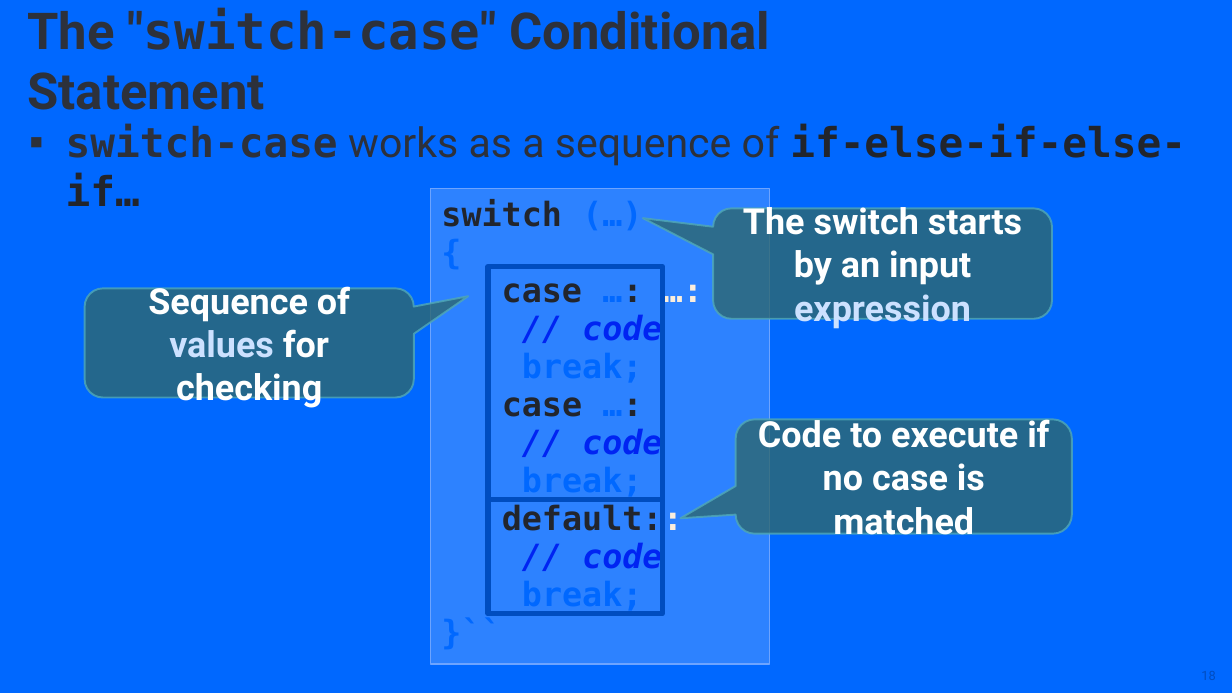
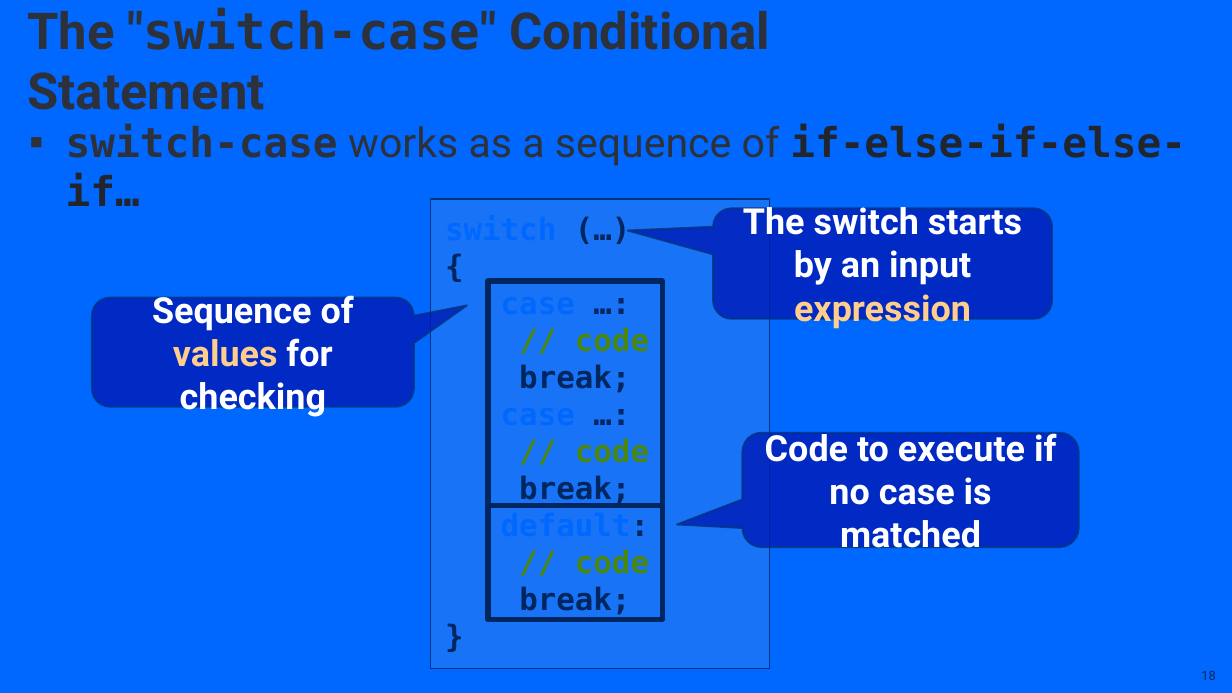
Before and after one commit to SoftUni/SoftUni-Course-Converter, a slide deck: slide 18 of Document-Templates/SoftUni-BUDITEL-PowerPoint-Template-EN-Apr-2024.pptx. Drawn at 1232x693 pixels with LibreOffice and Linux fonts; fonts in the diff are those of the drawing; background and template pictures are left out. Boxes give left, top, right and bottom in pixels: in the first picture for what was removed or moved away, otherwise in the second. Text is boxed around its words. In the diff, an @@ line names an element or a change of style, - is before the commit and + after.

```diff
--- a/Document-Templates/SoftUni-BUDITEL-PowerPoint-Template-EN-Apr-2024.pptx
+++ b/Document-Templates/SoftUni-BUDITEL-PowerPoint-Template-EN-Apr-2024.pptx
@@ text in rectangle at <box>431,199,770,669</box>: text changed; size 26 to 24 pt; text colour #0068FF to #00265F @@
-}``
+}
@@ rectangle "switch (…)": place and size @@
-rectangle "switch (…)" at <box>431,189,770,665</box>
+rectangle "switch (…)" at <box>431,199,770,669</box>
@@ rectangle "switch (…)" at <box>431,199,770,669</box>: fill #B6D2FF at 25% opacity to #ADB4C3 at 15% opacity; outline #6DA4FF 1 pt to #003480 1 pt @@
@@ rounded speech box "The switch starts by an ..." at <box>714,209,1053,320</box>: text colour #CCE1FF to #FFCD8C in "expression"; fill #2E6770 at 80% opacity to #001BB5 at 80% opacity; outline #50A9B8 1.5 pt to #003480 1.5 pt; proportions changed @@
@@ rounded speech box "Sequence of values for checking": place and size @@
-rounded speech box "Sequence of values for checking" at <box>85,288,414,397</box>
+rounded speech box "Sequence of values for checking" at <box>92,298,414,407</box>
@@ rounded speech box "Sequence of values for checking" at <box>92,298,414,407</box>: text colour #CCE1FF to #FFCD8C in "values"; fill #2E6770 at 80% opacity to #001BB5 at 80% opacity; outline #50A9B8 1.5 pt to #003480 1.5 pt @@
@@ rectangle at <box>488,281,663,506</box>: outline #004DBF 4 pt to #00265F 4 pt @@
@@ rectangle: place and size @@
-rectangle at <box>488,266,663,499</box>
+rectangle at <box>488,281,663,506</box>
@@ text in rectangle at <box>502,283,582,303</box>: text changed; size 26 to 24 pt; text colour #22252C to #0068FF @@
-case …: …:
+case …:
@@ text in rectangle at <box>519,327,649,615</box>: size 26 to 24 pt in "switch (…)", "{", "// code", "break;" and 5 more places; text colour #22252C to #0068FF in "switch", "case"; text colour #0068FF to #00265F in "(…)", "{", "break;", "…:" and 2 more places; text colour #0024F2 to #4A8711, italic off in "// code", "// code", "// code"; text colour #22252C to #00265F in "…:"; indent changed; line spacing 0.95 to 1 @@
@@ rounded speech box "Code to execute if no ...": place and size @@
-rounded speech box "Code to execute if no ..." at <box>736,420,1072,534</box>
+rounded speech box "Code to execute if no ..." at <box>742,433,1079,547</box>
@@ rounded speech box "Code to execute if no ..." at <box>742,433,1079,547</box>: fill #2E6770 at 80% opacity to #001BB5 at 80% opacity; outline #50A9B8 1.5 pt to #003480 1.5 pt; proportions changed @@
@@ rectangle: place and size @@
-rectangle at <box>488,500,663,615</box>
+rectangle at <box>488,506,663,620</box>
@@ rectangle at <box>488,506,663,620</box>: outline #004DBF 4 pt to #00265F 4 pt @@
@@ text in rectangle at <box>501,520,649,536</box>: text changed; size 26 to 24 pt; text colour #22252C to #0068FF @@
-default::
+default:
@@ page number at <box>1201,671,1215,680</box>: text colour #004DBF to #00265F @@
```
Also in this commit, not shown: 12 other slides changed, 1 slide added, 1 slide removed, 1 other file.
